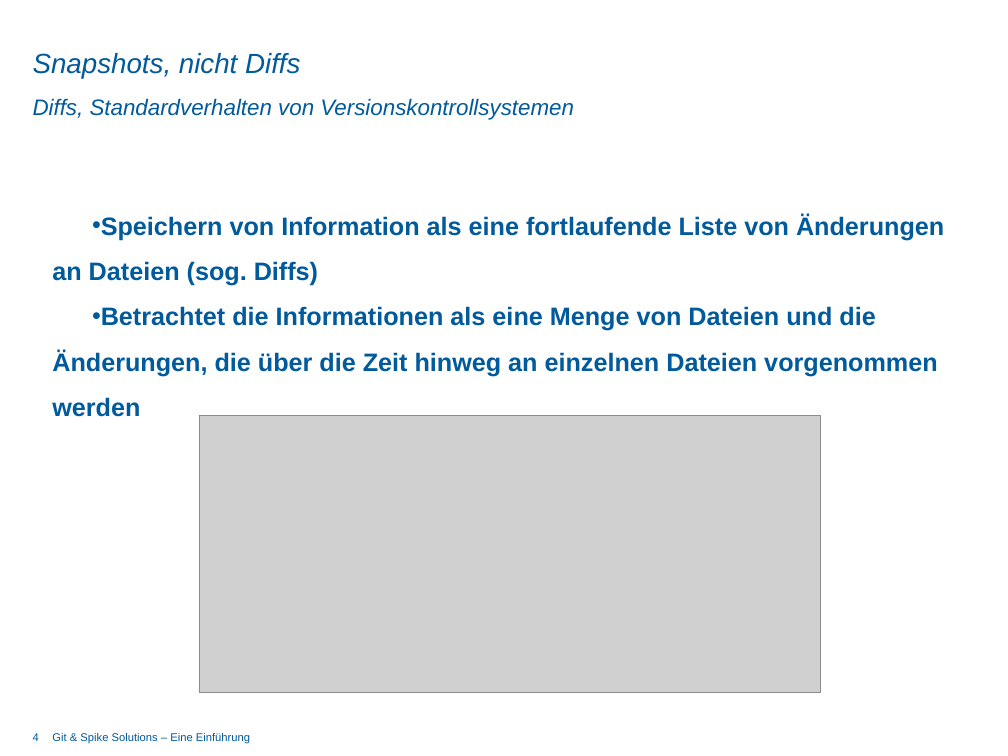
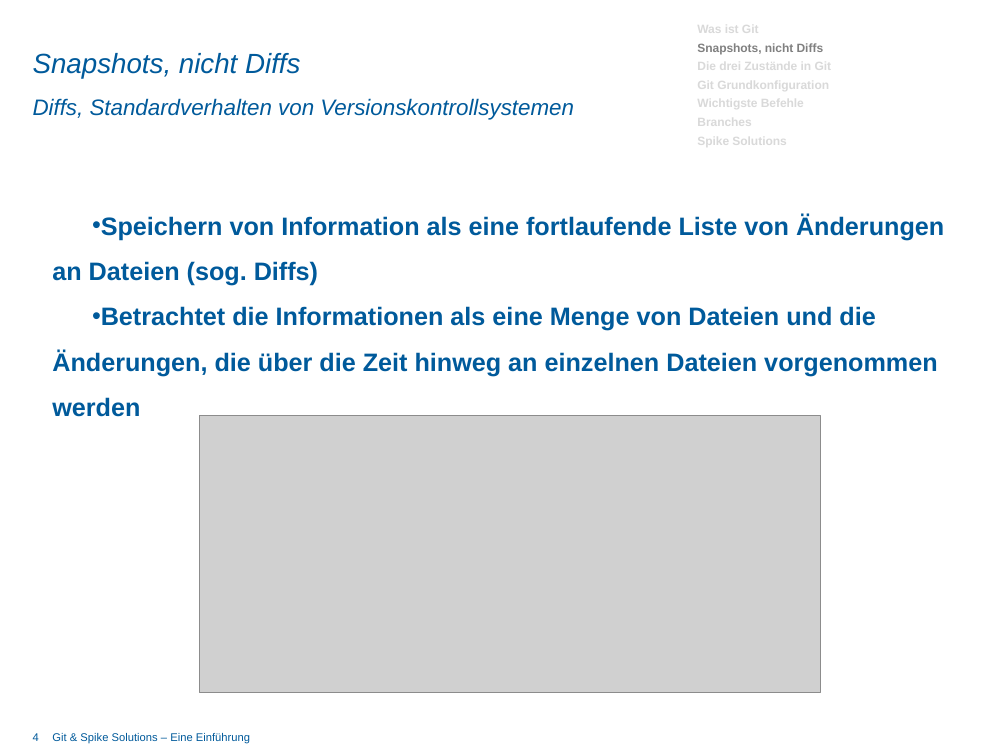
Before and after one commit to dot5343/TestRep, a slide deck: slide 4 of git_vortrag.pptx. Drawn at 1008x756 pixels with LibreOffice and Linux fonts; fonts in the diff are those of the drawing; grey boxes stand for pictures; background and template pictures are left out. Boxes give left, top, right and bottom in pixels: in the first picture for what was removed or moved away, otherwise in the second. Text is boxed around its words. In the diff, an @@ line names an element or a change of style, - is before the commit and + after.

Commit message:
Fortlaufende Agende hinzugefügt, kleine Ergänzung an den wichtigen Befehlen, Agende Reihenfolge korrigiert

```diff
--- a/git_vortrag.pptx
+++ b/git_vortrag.pptx
@@ text added at bbox=[697, 22, 832, 147], 8.6 pt, text #D9D9D9, bold @@
+Was ist Git
+Snapshots, nicht Diffs
+Die drei Zustände in Git
+Git Grundkonfiguration
+Wichtigste Befehle
+Branches
+Spike Solutions
```
Also in this commit, not shown: 13 other slides changed, 1 slide removed.
